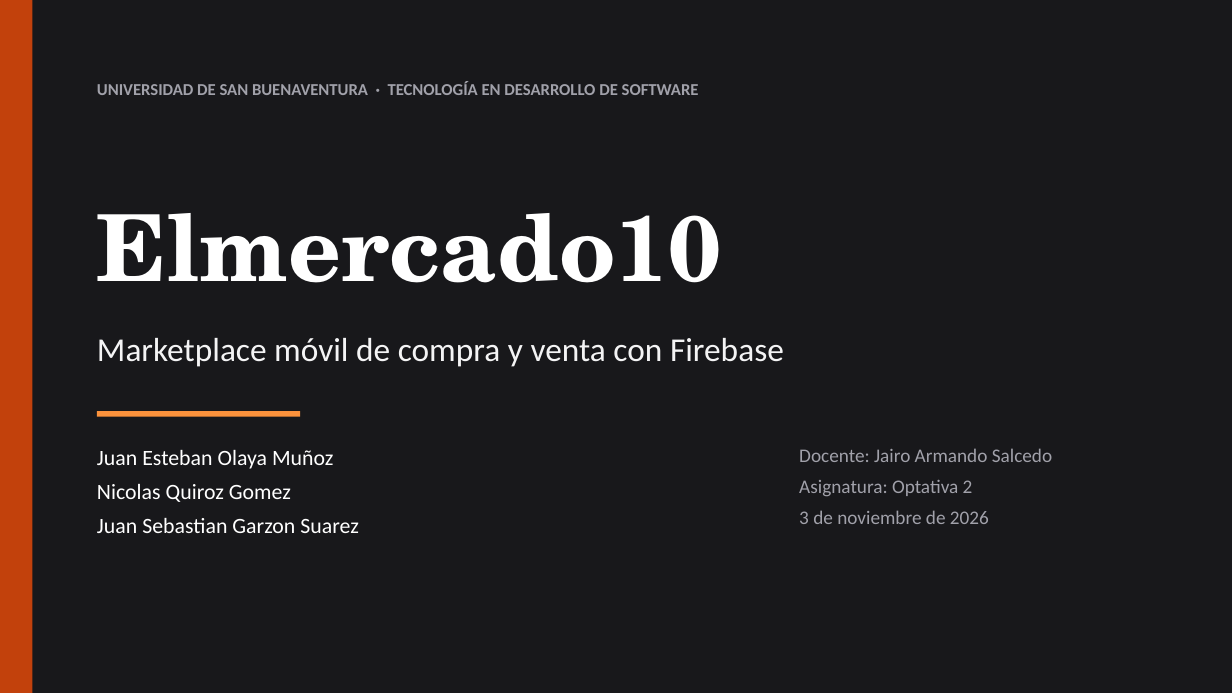
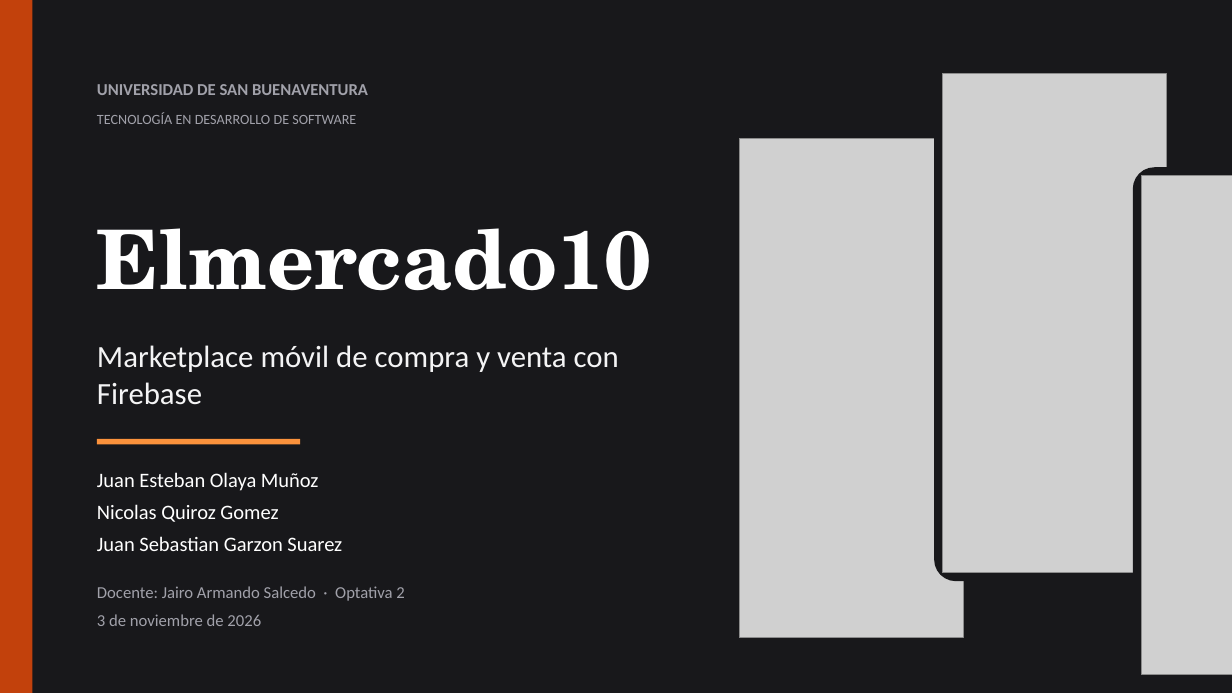
Before and after one commit to JuanXD2201/Elmercado10, a slide deck: slide 1 of DOCUMENTACION_ELMERCADO10/08_PRESENTACION/Presentacion_Elmercado10.pptx. Drawn at 1232x693 pixels with LibreOffice and Linux fonts; fonts in the diff are those of the drawing; grey boxes stand for pictures. Boxes give left, top, right and bottom in pixels: in the first picture for what was removed or moved away, otherwise in the second. Text is boxed around its words. In the diff, an @@ line names an element or a change of style, - is before the commit and + after.

```diff
--- a/DOCUMENTACION_ELMERCADO10/08_PRESENTACION/Presentacion_Elmercado10.pptx
+++ b/DOCUMENTACION_ELMERCADO10/08_PRESENTACION/Presentacion_Elmercado10.pptx
@@ text at (x1=97, y1=84, x2=368, y2=95): text changed @@
-UNIVERSIDAD DE SAN BUENAVENTURA · TECNOLOGÍA EN DESARROLLO DE SOFTWARE
+UNIVERSIDAD DE SAN BUENAVENTURA
@@ rounded rectangle added at (x1=934, y1=66, x2=1175, y2=581), fill #18181B @@
@@ picture added at (x1=943, y1=74, x2=1166, y2=573) @@
@@ text added at (x1=97, y1=112, x2=356, y2=124), 11 pt, text #A1A1AA @@
+TECNOLOGÍA EN DESARROLLO DE SOFTWARE
@@ rounded rectangle added at (x1=731, y1=130, x2=971, y2=646), fill #18181B @@
@@ picture added at (x1=739, y1=139, x2=963, y2=638) @@
@@ rounded rectangle added at (x1=1133, y1=167, x2=1232, y2=683), fill #18181B @@
@@ picture added at (x1=1141, y1=176, x2=1232, y2=675) @@
@@ text "Elmercado10" moved from (x1=97, y1=213, x2=722, y2=283) to (x1=97, y1=228, x2=652, y2=291) @@
@@ text "Elmercado10" at (x1=97, y1=228, x2=652, y2=291): size 72 to 64 pt @@
@@ text "Marketplace móvil de compra y ..." moved from (x1=97, y1=338, x2=784, y2=367) to (x1=97, y1=345, x2=619, y2=405) @@
@@ text "Marketplace móvil de compra y ..." at (x1=97, y1=345, x2=619, y2=405): size 26 to 24 pt @@
@@ rectangle moved from (x1=97, y1=411, x2=300, y2=417) to (x1=97, y1=439, x2=300, y2=445) @@
@@ text "Juan Esteban Olaya Muñoz" moved from (x1=97, y1=450, x2=359, y2=533) to (x1=97, y1=472, x2=342, y2=551) @@
@@ text "Juan Esteban Olaya Muñoz" at (x1=97, y1=472, x2=342, y2=551): size 17 to 16 pt @@
@@ text "Docente: Jairo Armando Salcedo · ..." moved from (x1=799, y1=448, x2=1052, y2=524) to (x1=97, y1=586, x2=404, y2=626) @@
@@ text at (x1=97, y1=586, x2=404, y2=601): text changed; size 15 to 13 pt @@
-Docente: Jairo Armando Salcedo
-Asignatura: Optativa 2
+Docente: Jairo Armando Salcedo · Optativa 2
@@ text at (x1=97, y1=614, x2=261, y2=626): size 15 to 13 pt in "3 de noviembre de 2026" @@
```
Also in this commit, not shown: 14 other slides changed, 8 slides added, 3 slides removed, 41 other files.
